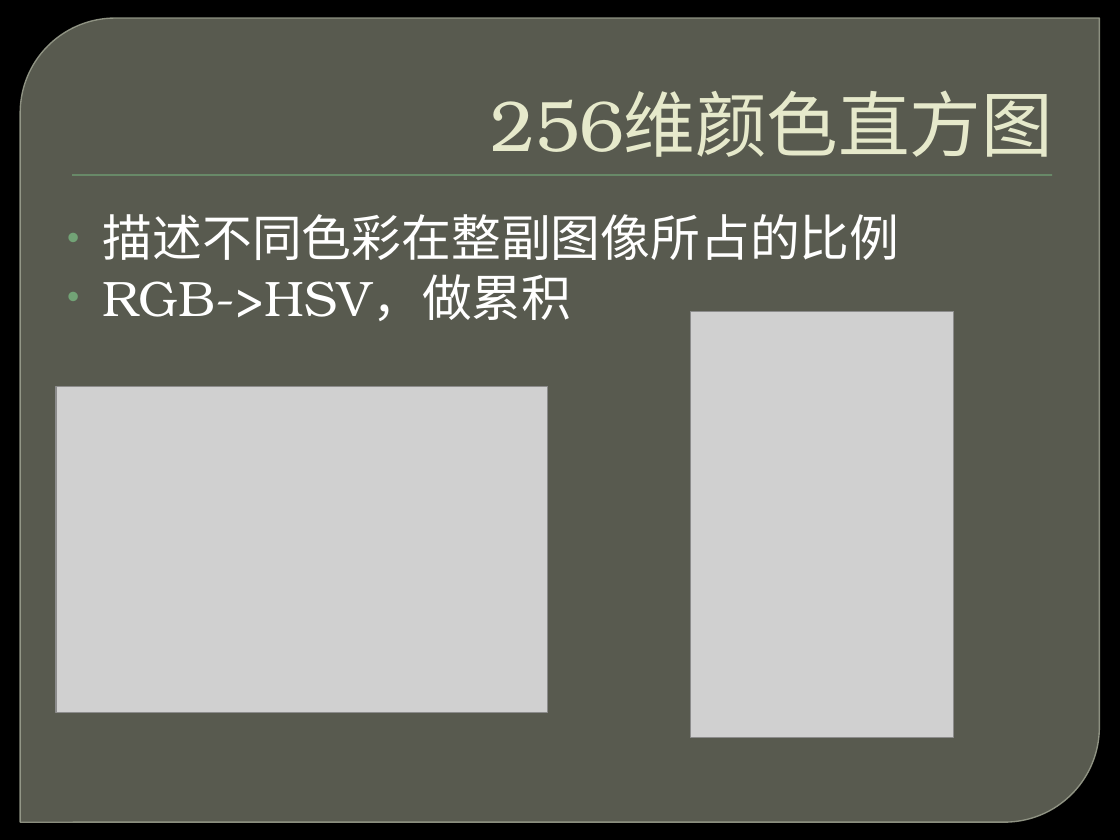
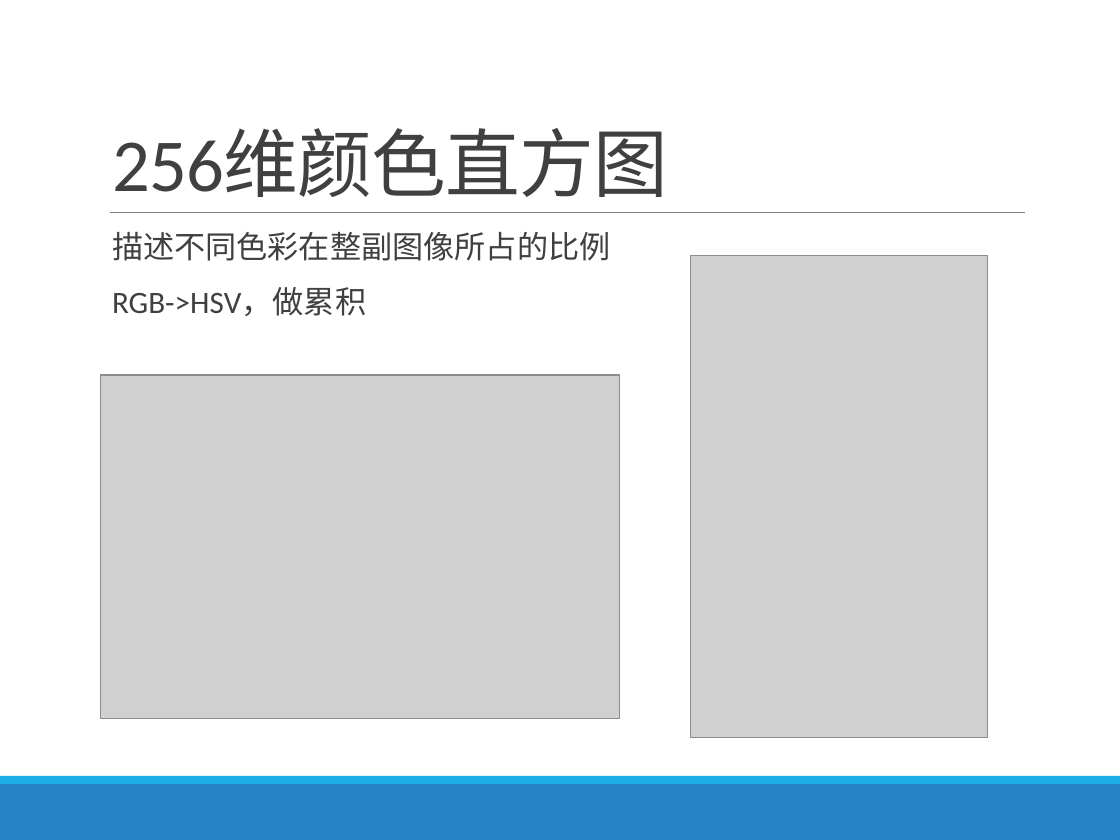
Before and after one commit to east-before-dawn/srt, a slide deck: slide 15 of slides.pptx (slide 8 before the commit). Drawn at 1120x840 pixels with LibreOffice and Linux fonts; fonts in the diff are those of the drawing; grey boxes stand for pictures; background and template pictures are left out. Boxes give left, top, right and bottom in pixels: in the first picture for what was removed or moved away, otherwise in the second. Text is boxed around its words. In the diff, an @@ line names an element or a change of style, - is before the commit and + after.

```diff
--- a/slides.pptx
+++ b/slides.pptx
@@ background picture (left out) to #FFFFFF @@
@@ round diag rect removed at box(20, 18, 1100, 822) @@
@@ title "256维颜色直方图": place and size @@
-title "256维颜色直方图" at box(491, 90, 1053, 157)
+title "256维颜色直方图" at box(112, 130, 668, 197)
@@ title "256维颜色直方图" at box(112, 130, 668, 197): size 46 to 48 pt, font TeX Gyre Bonum to Calibri, text colour #E7EACB to #404040, letter spacing 0 to -0.5 pt; alignment right to left; indent changed; line spacing 1 to 0.85 @@
@@ rectangle removed at box(72, 175, 1052, 176) @@
@@ text "描述不同色彩在整副图像所占的比例": place and size @@
-text "描述不同色彩在整副图像所占的比例" at box(103, 214, 900, 321)
+text "描述不同色彩在整副图像所占的比例" at box(112, 232, 611, 316)
@@ text "描述不同色彩在整副图像所占的比例" at box(112, 232, 611, 316): size 32 to 20 pt, font TeX Gyre Bonum to Calibri, text colour #FFFFFF to #404040; bullet • to  ; line spacing 1 to 0.9; more space between paragraphs; bullet colour #72A376 to #1CADE4 @@
@@ line added from (110, 213) to (1025, 213), #808080 0.5 pt @@
@@ picture: place and size @@
-picture at box(691, 311, 954, 738)
+picture at box(691, 255, 988, 737)
@@ picture: place and size @@
-picture at box(56, 386, 548, 712)
+picture at box(101, 375, 619, 719)
@@ rectangle added at box(0, 776, 1120, 784), fill #1CADE4 @@
@@ rectangle added at box(0, 784, 1120, 840), fill #2683C6 @@
```
Also in this commit, not shown: 12 other slides changed, 10 slides added, 5 slides removed.
